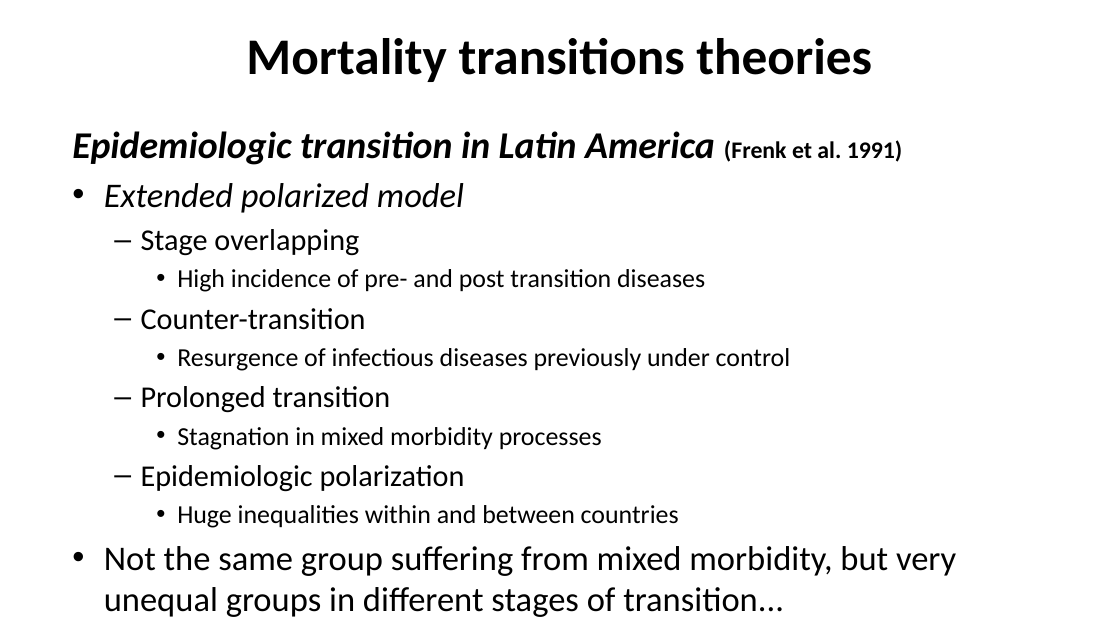
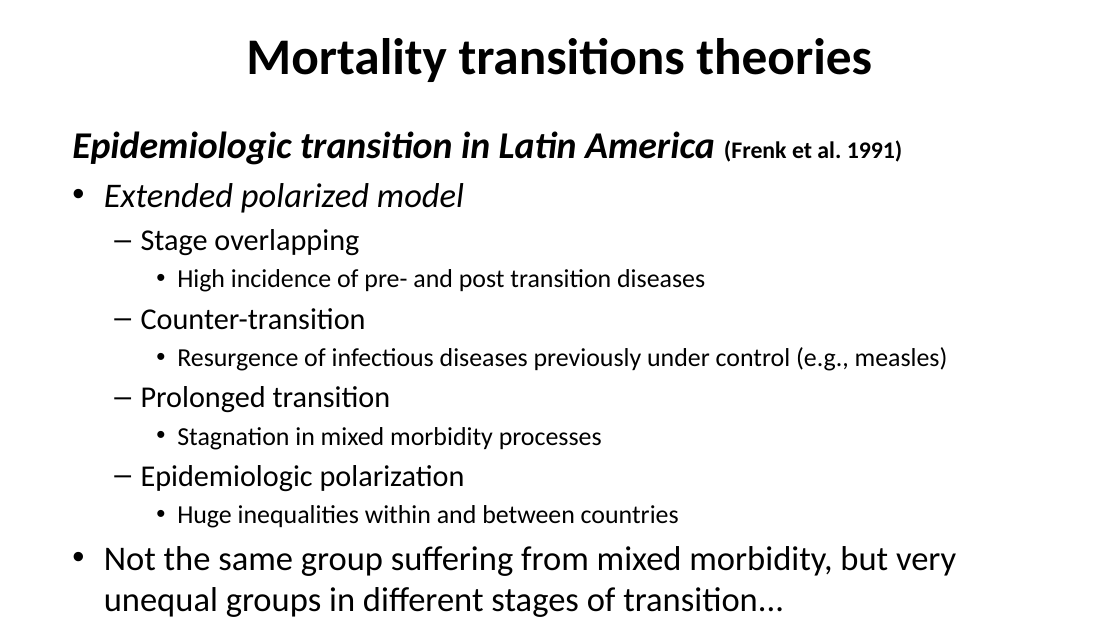
Before and after one commit to kikeacosta/edsd26_apc, a slide deck: slide 31 of slides/01_mortality_trends.pptx (slide 32 before the commit). Drawn at 1120x630 pixels with LibreOffice and Linux fonts; fonts in the diff are those of the drawing. Boxes give left, top, right and bottom in pixels: in the first picture for what was removed or moved away, otherwise in the second. Text is boxed around its words. In the diff, an @@ line names an element or a change of style, - is before the commit and + after.

```diff
--- a/slides/01_mortality_trends.pptx
+++ b/slides/01_mortality_trends.pptx
@@ text at (177,347,948,371): text changed @@
-    • Resurgence of infectious diseases previously under control
+    • Resurgence of infectious diseases previously under control (e.g., measles)
```
Also in this commit, not shown: 12 other slides changed, 1 slide added, 1 slide removed, 2 other files.
